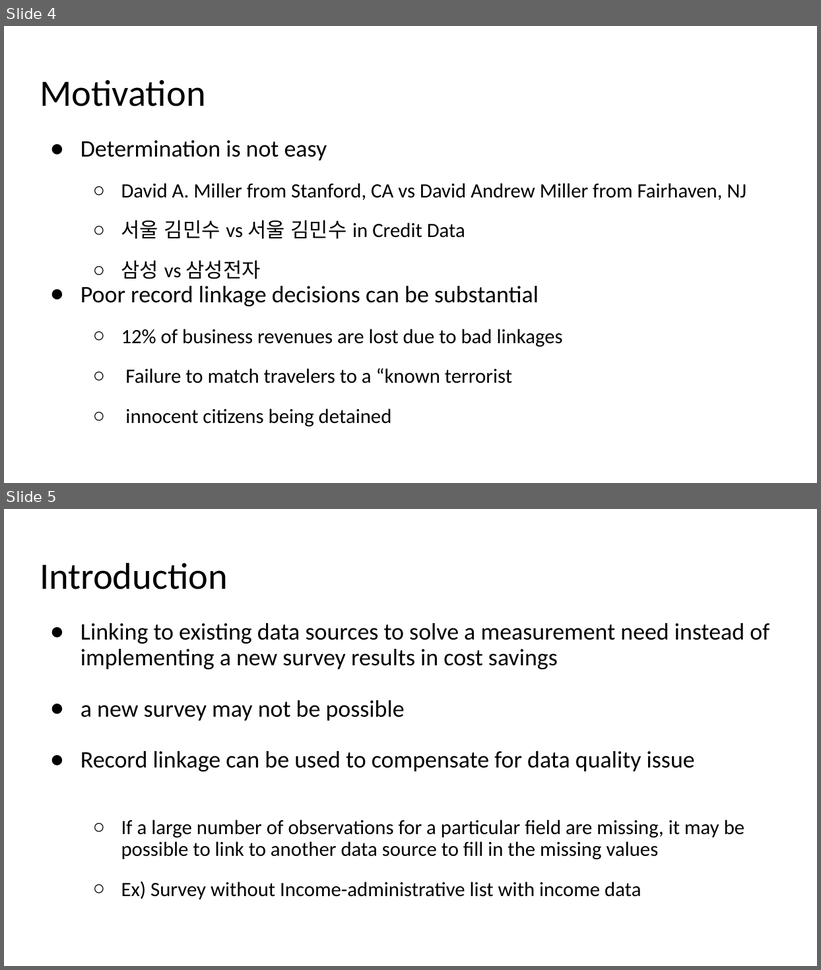
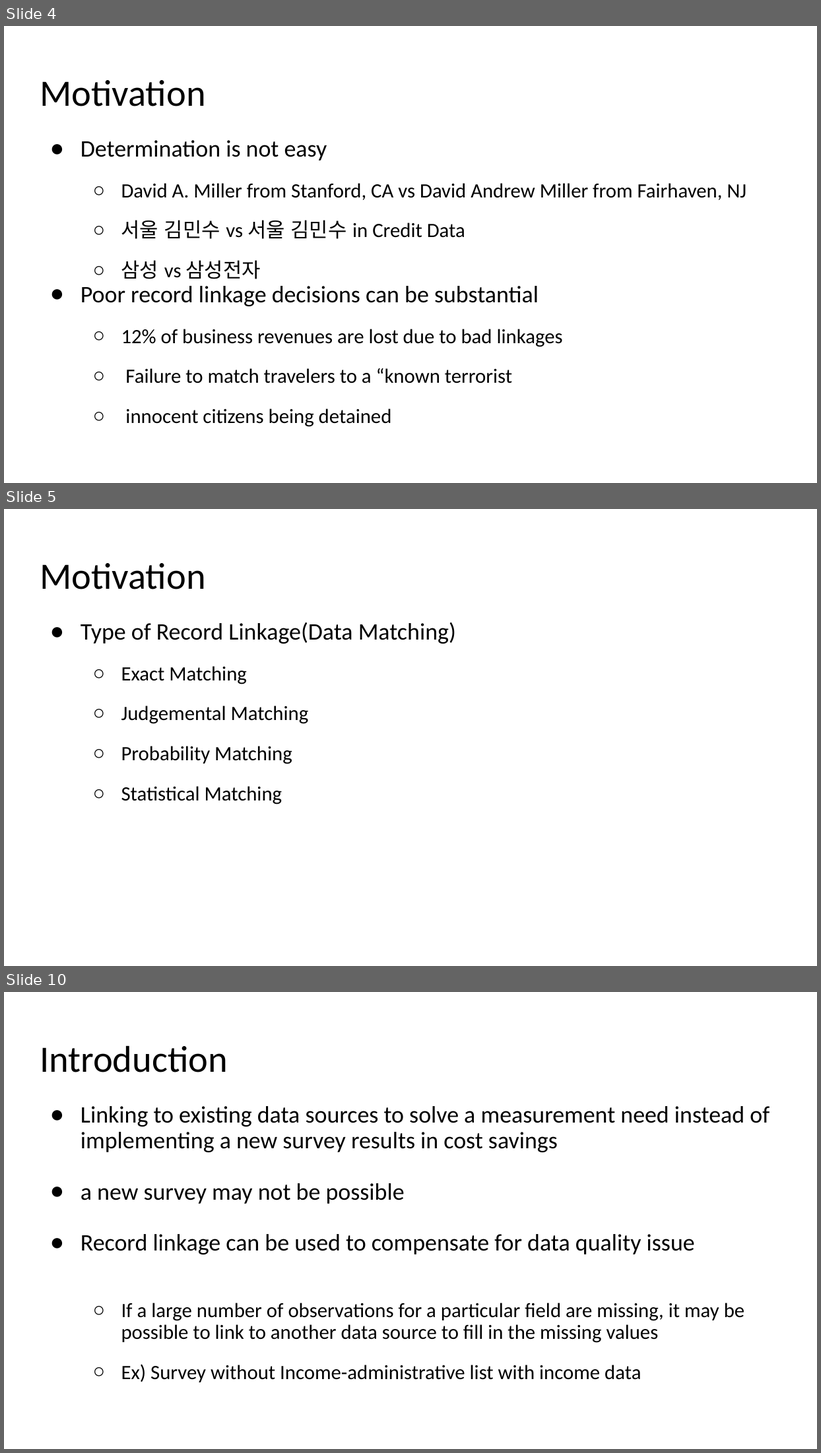
Before and after one commit to moonbg/21bigdataskku, a slide deck: Slides/Week6.pptx. Shown one above the other, each under a label of ours: slides 4 and 5 before the commit, slides 4, 5 and 10 after it; the slides between them are not shown. The pictures are 821x970 and 821x1453 pixels, drawn with LibreOffice and Linux fonts; fonts in the diff are those of the drawing. Boxes give left, top, right and bottom in pixels: in the first picture for what was removed or moved away, otherwise in the second. Text is boxed around its words. In the diff, an @@ line names an element or a change of style, - is before the commit and + after.

```diff
--- a/Slides/Week6.pptx
+++ b/Slides/Week6.pptx
@@ slide 5 added at (x1=4, y1=509, x2=817, y2=966), background #FFFFFF @@
@@ title added at (x1=40, y1=563, x2=205, y2=590), 33 pt, text #000000 @@
+Motivation
@@ text added at (x1=81, y1=623, x2=456, y2=805), 18 pt, text #000000 @@
+● Type of Record Linkage(Data Matching)
+  ○ Exact Matching
+  ○ Judgemental Matching
+  ○ Probability Matching
+  ○ Statistical Matching
@@ what was slide 5 is now slide 10 @@
```
Also in this commit, not shown: 3 slides changed, 19 other slides added, 9 other files.
